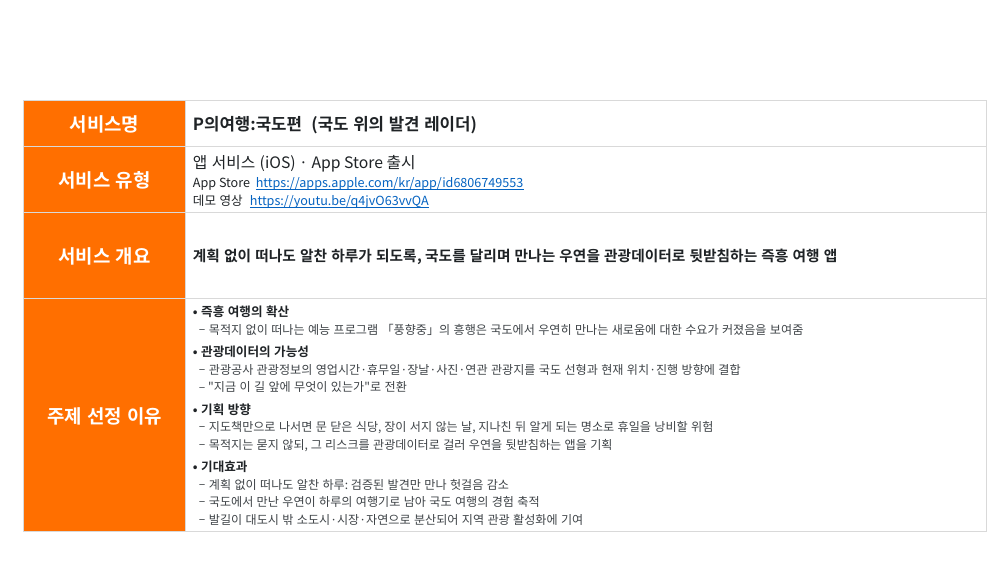
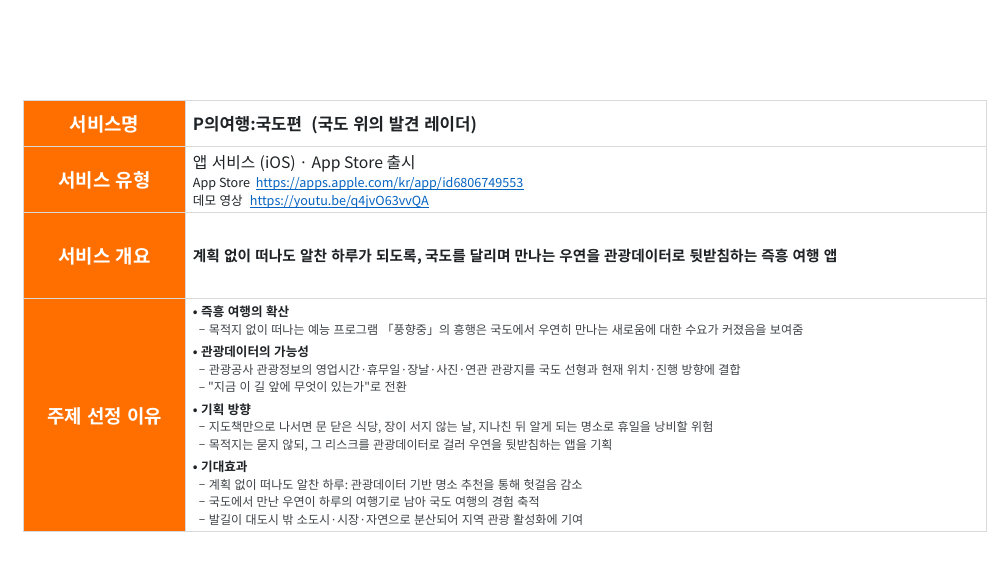
Before and after one commit to Hyee0ne/p-trip, a slide deck: slide 2 of docs/기능설명서_P의여행.pptx. Drawn at 1008x567 pixels with LibreOffice and Linux fonts; fonts in the diff are those of the drawing; background and template pictures are left out. Boxes give left, top, right and bottom in pixels: in the first picture for what was removed or moved away, otherwise in the second. Text is boxed around its words. In the diff, an @@ line names an element or a change of style, - is before the commit and + after.

```diff
--- a/docs/기능설명서_P의여행.pptx
+++ b/docs/기능설명서_P의여행.pptx
@@ table at [23, 101, 987, 529] @@
@@ row 4, column 2: "• 즉흥 여행의 확산 / ‒ 목적지 없이 떠나는 예능 프로그램 「풍향중」의 흥행은 국도에서 우연히 만나는 새로움에 대한 수요가 커졌음을 보여줌 / • 관광데이터의 가능성 / ‒ 관광공사 관광정보의 영업시간·휴무일·장날·사진·연관 관광지를 국도 선형과 현재 위치·진행 방향에 결합 / ‒ "지금 이 길 앞에 무엇이 있는가"로 전환 / • 기획 방향 / ‒ 지도책만으로 나서면 문 닫은 식당, 장이 서지 않는 날, 지나친 뒤 알게 되는 명소로 휴일을 낭비할 위험 / ‒ 목적지는 묻지 않되, 그 리스크를 관광데이터로 걸러 우연을 뒷받침하는 앱을 기획 / • 기대효과 / ‒ 계획 없이 떠나도 알찬 하루: 검증된 발견만 만나 헛걸음 감소 / ‒ 국도에서 만난 우연이 하루의 여행기로 남아 국도 여행의 경험 축적 / ‒ 발길이 대도시 밖 소도시·시장·자연으로 분산되어 지역 관광 활성화에 기여" to "• 즉흥 여행의 확산 / ‒ 목적지 없이 떠나는 예능 프로그램 「풍향중」의 흥행은 국도에서 우연히 만나는 새로움에 대한 수요가 커졌음을 보여줌 / • 관광데이터의 가능성 / ‒ 관광공사 관광정보의 영업시간·휴무일·장날·사진·연관 관광지를 국도 선형과 현재 위치·진행 방향에 결합 / ‒ "지금 이 길 앞에 무엇이 있는가"로 전환 / • 기획 방향 / ‒ 지도책만으로 나서면 문 닫은 식당, 장이 서지 않는 날, 지나친 뒤 알게 되는 명소로 휴일을 낭비할 위험 / ‒ 목적지는 묻지 않되, 그 리스크를 관광데이터로 걸러 우연을 뒷받침하는 앱을 기획 / • 기대효과 / ‒ 계획 없이 떠나도 알찬 하루: 관광데이터 기반 명소 추천을 통해 헛걸음 감소 / ‒ 국도에서 만난 우연이 하루의 여행기로 남아 국도 여행의 경험 축적 / ‒ 발길이 대도시 밖 소도시·시장·자연으로 분산되어 지역 관광 활성화에 기여" @@
```
Also in this commit, not shown: 2 other files.
